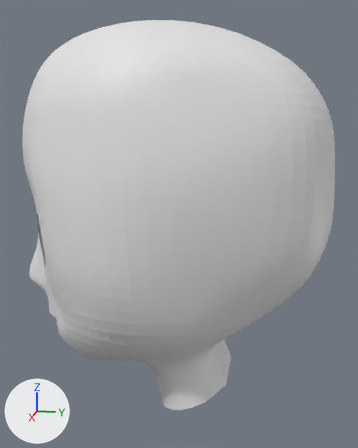
One commit to the Blender file steampunk.blend: the scene before it, then after it.
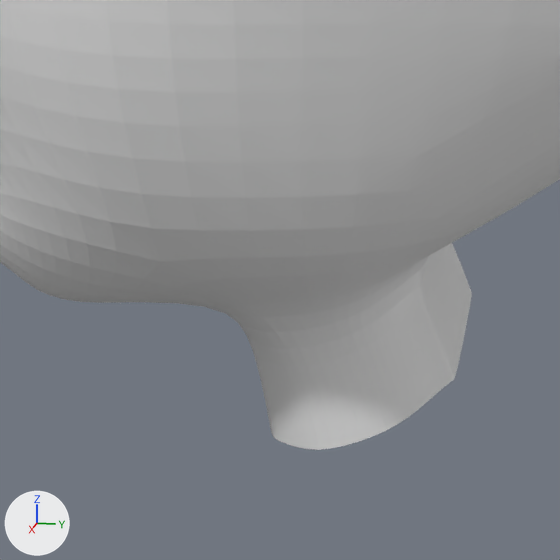
There are two pictures of each version: one whole from a 50 mm camera at (6.34, 1.39, 10.95) aimed at (-0.05, 0.11, 9.36), one close up on the part from 20% to 73% of the width and 57% to 100% of the height. Every picture has the same lights, and +X, +Y and +Z are marked at lower left.
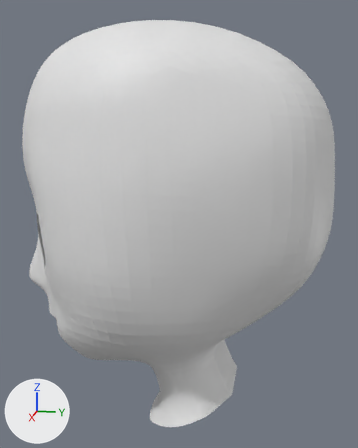
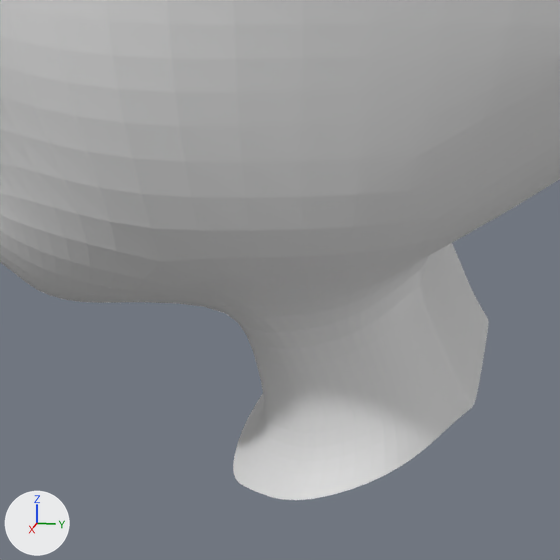
Changed parts and their boxes [x1, y1, x2, y2] in the close-ups (560 x 560 px):
'Plane', reshaped
    before: [0, 0, 560, 450]
    after: [0, 0, 560, 500]
part 1 of me_plane, added
    after: [233, 289, 489, 500]

The change, as a diff of the scene's bpy script:
```diff
--- a/steampunk.blend.py
+++ b/steampunk.blend.py
@@ me_plane @@
 # used by ob_plane; location = (0.0, 0.0, 8.192); rotation_euler = (1.571, 0.0, 0.0), in degrees (90, 0, 0)
-me_plane.from_pydata(...)  # 179 vertices, 151 faces; spans x 0.0..1.74, y -1.33..3.76, z -2.07..2.17
+me_plane.from_pydata(...)  # 189 vertices, 160 faces; spans x 0.0..1.74, y -1.6..3.76, z -2.07..2.17
+# me_plane part 1
+# 10 vertices are added at x 0.0..0.88, y -1.6..-1.05, z -0.93..0.3
+# 9 new faces join them
```
